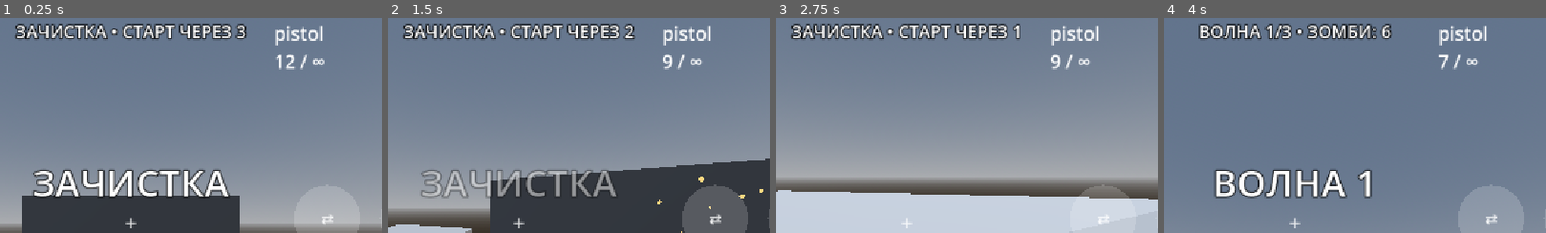
Above: before the commit, frames 1-4 (left to right).
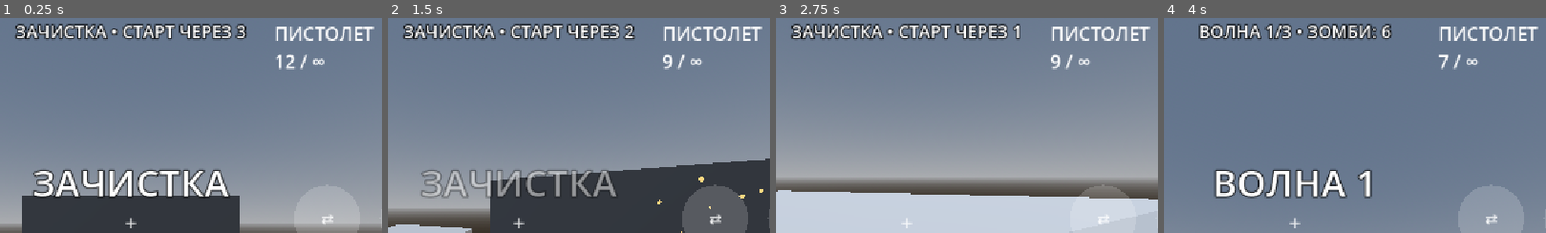
Above: after the commit, the same moments.

Repository: gsmboss/dead-zone
Game: Godot game, scene res://levels/test_level.tscn
The game is run twice, just before and just after one commit, with the same random seed, the same clock (stepped at 60 frames per second) and the same inputs. This scene is started directly instead of the project's main scene.
Inputs (mouse positions are % of the whole screen's width and height, from its top left):
- Up to frame 1 (0.25 s): no input
- Up to frame 2 (1.5 s): move the mouse to (45, 70) at 0.52 s; hold W (move_forward) 0.53-1.25 s; hold F (fire) 0.53-1.25 s; click (45, 70) at 0.67 s; tap Space (jump) at 0.77 s; drag from (80, 65) to (45, 70) at 1.27 s
- Up to frame 3 (2.75 s): move the mouse to (20, 35) at 2.02 s; hold A (move_left) from 2.03 s (still down); tap Q (switch_weapon) at 2.1 s
- Up to frame 4 (4 s): release A (move_left) at 2.75 s; drag from (55, 50) to (20, 35) at 2.77 s; tap Enter at 3.5 s; move the mouse to (35, 25) at 3.52 s; hold S (move_back) from 3.53 s (still down); hold F (fire) from 3.53 s (still down); tap Space (jump) at 3.77 s
The pictures show only the part of the screen within x 33-83%, y 2-52%; the shares and areas given below are measured in that part.

The runs differ from the first frame. In frame 1, 1.1% of the frame differs, in the area x 72-98%, y 3-13%; in frame 2, 1.1%; in frame 3, 1.1%; in frame 4, 1.1%.

Commit message:
Оружие: названия ПИСТОЛЕТ, ДРОБОВИК, ВИНТОВКА вместо pistol/WEAPON
Co-Authored-By: Claude Opus 5.5 <noreply@anthropic.com>
Claude-Session: https://claude.ai/code/session_01LjqrD6RmvFctAUL3Ui1auX

Diff:
--- a/weapons/data/pistol.tres
+++ b/weapons/data/pistol.tres
@@ -5,7 +5,7 @@
 
 [resource]
 script = ExtResource("1_7cxau")
-display_name = "pistol"
+display_name = "ПИСТОЛЕТ"
 damage = 25.0
 max_range = 50.0
 fire_rate = 3.0
--- a/weapons/data/rifle.tres
+++ b/weapons/data/rifle.tres
@@ -5,6 +5,7 @@
 
 [resource]
 script = ExtResource("1_1nbgd")
+display_name = "ВИНТОВКА"
 max_range = 70.0
 spread_degrees = 2.0
 fire_rate = 9.0
--- a/weapons/data/shotgun.tres
+++ b/weapons/data/shotgun.tres
@@ -5,6 +5,7 @@
 
 [resource]
 script = ExtResource("1_nu4v8")
+display_name = "ДРОБОВИК"
 damage = 12.0
 pellets = 8
 max_range = 25.0
